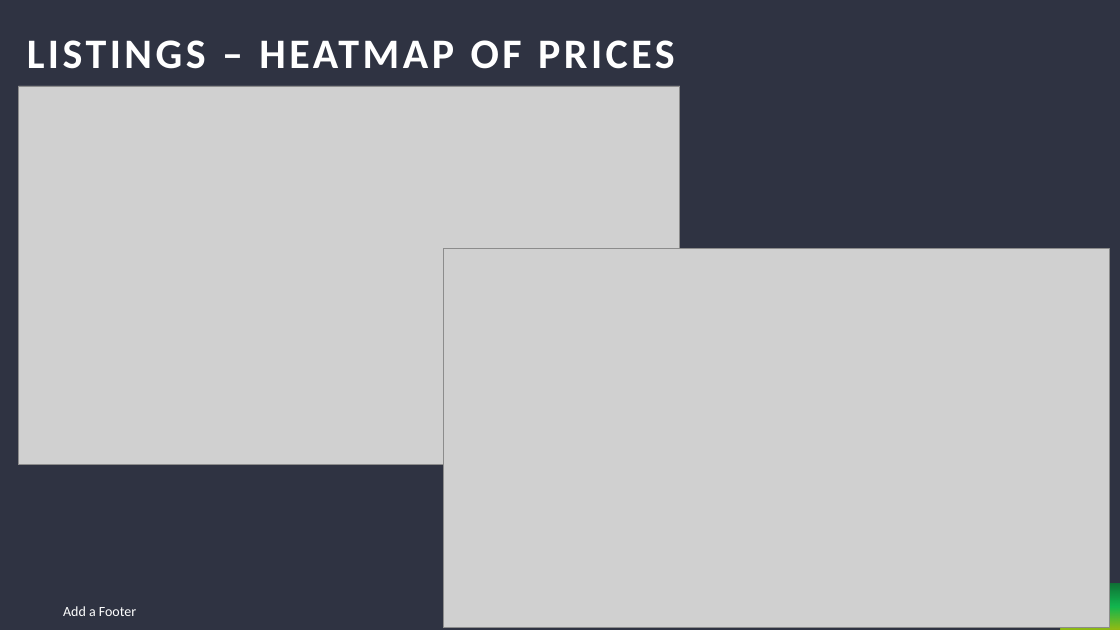
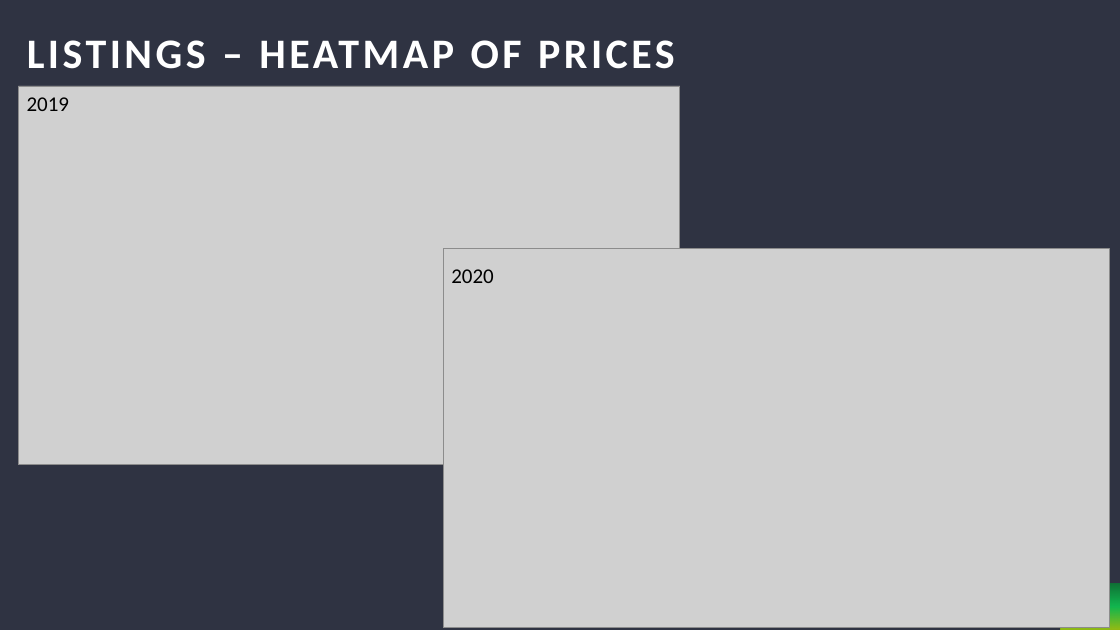
Before and after one commit to cjdance/Project_1, a slide deck: slide 8 of AirBnb Project - Sherin, Neena and Cody.pptx. Drawn at 1120x630 pixels with LibreOffice and Linux fonts; fonts in the diff are those of the drawing; grey boxes stand for pictures. Boxes give left, top, right and bottom in pixels: in the first picture for what was removed or moved away, otherwise in the second. Text is boxed around its words. In the diff, an @@ line names an element or a change of style, - is before the commit and + after.

```diff
--- a/AirBnb Project - Sherin, Neena and Cody.pptx
+++ b/AirBnb Project - Sherin, Neena and Cody.pptx
@@ text added at [27,97,70,111], 18 pt, text #000000 @@
+2019
@@ text added at [451,269,494,283], 18 pt, text #000000 @@
+2020
@@ text removed at [63,606,136,616] @@
-Add a Footer
```
Also in this commit, not shown: 6 other slides changed, 1 slide added, 1 slide removed, 1 other file.
